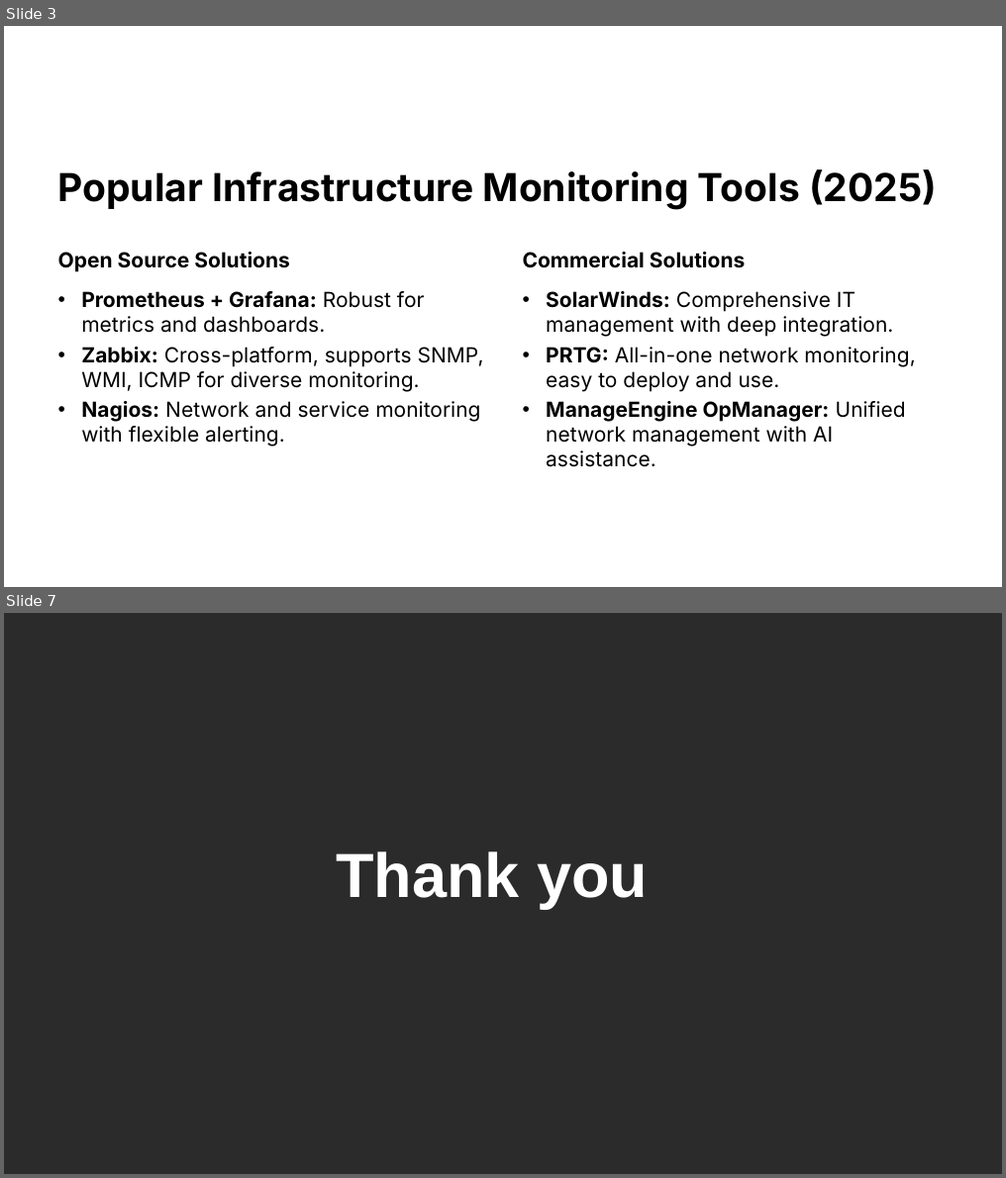
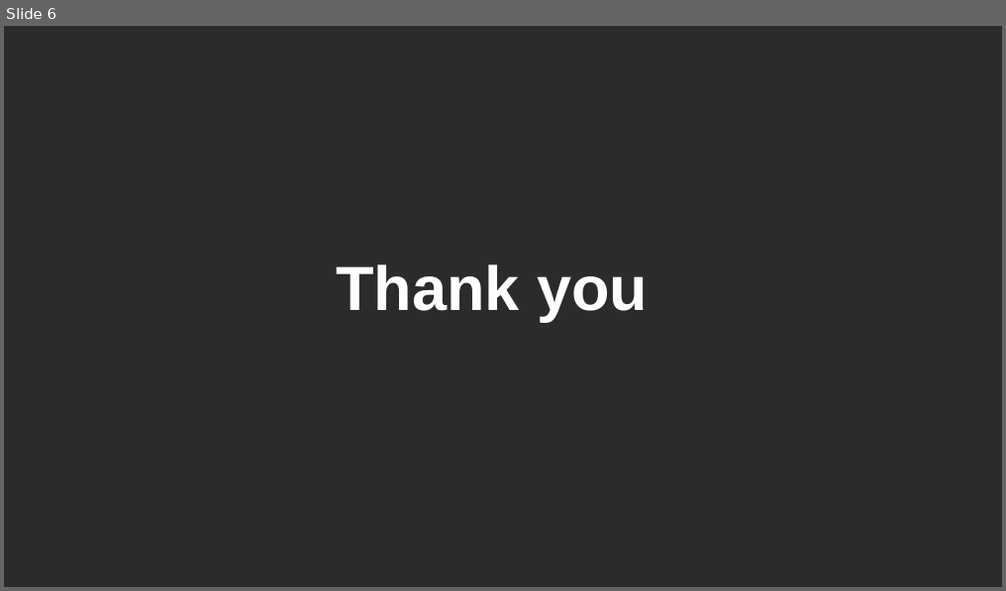
Before and after one commit to hieu15/ENTERPRISE-NETWORK-MONITORING, a slide deck: slides/DAY 02.pptx. Shown one above the other, each under a label of ours: slides 3 and 7 before the commit, slide 6 after it; the slides between them are not shown. The pictures are 1006x1178 and 1006x591 pixels, drawn with LibreOffice and Linux fonts; fonts in the diff are those of the drawing; background and template pictures are left out; a plain dark background stands for a picture behind light text. Boxes give left, top, right and bottom in pixels: in the first picture for what was removed or moved away, otherwise in the second. Text is boxed around its words. In the diff, an @@ line names an element or a change of style, - is before the commit and + after.

```diff
--- a/slides/DAY 02.pptx
+++ b/slides/DAY 02.pptx
@@ slide 3 removed at (4, 26, 1002, 587), background picture (left out) @@
@@ text removed at (58, 170, 937, 209) @@
-Popular Infrastructure Monitoring Tools (2025)
@@ text removed at (58, 252, 290, 273) @@
-Open Source Solutions
@@ text removed at (523, 252, 746, 269) @@
-Commercial Solutions
@@ text removed at (81, 291, 425, 333) @@
-• Prometheus + Grafana: Robust for metrics and dashboards.
@@ text removed at (546, 291, 893, 337) @@
-• SolarWinds: Comprehensive IT management with deep integration.
@@ text removed at (81, 347, 484, 392) @@
-• Zabbix: Cross-platform, supports SNMP, WMI, ICMP for diverse monitoring.
@@ text removed at (546, 347, 915, 392) @@
-• PRTG: All-in-one network monitoring, easy to deploy and use.
@@ text removed at (81, 401, 480, 447) @@
-• Nagios: Network and service monitoring with flexible alerting.
@@ text removed at (546, 401, 906, 468) @@
-• ManageEngine OpManager: Unified network management with AI assistance.
@@ what was slide 7 is now slide 6 @@
```
Also in this commit, not shown: 5 slides added, 5 other slides removed, 5 other files.
